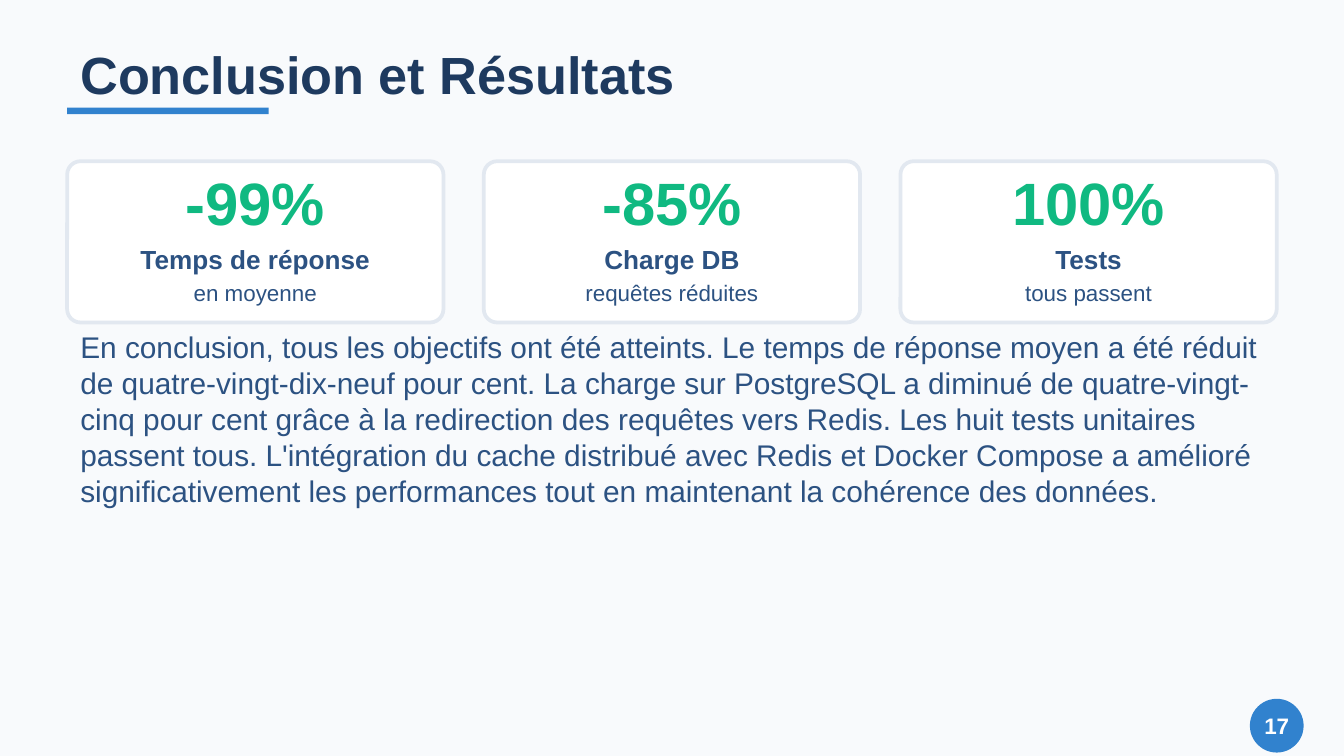
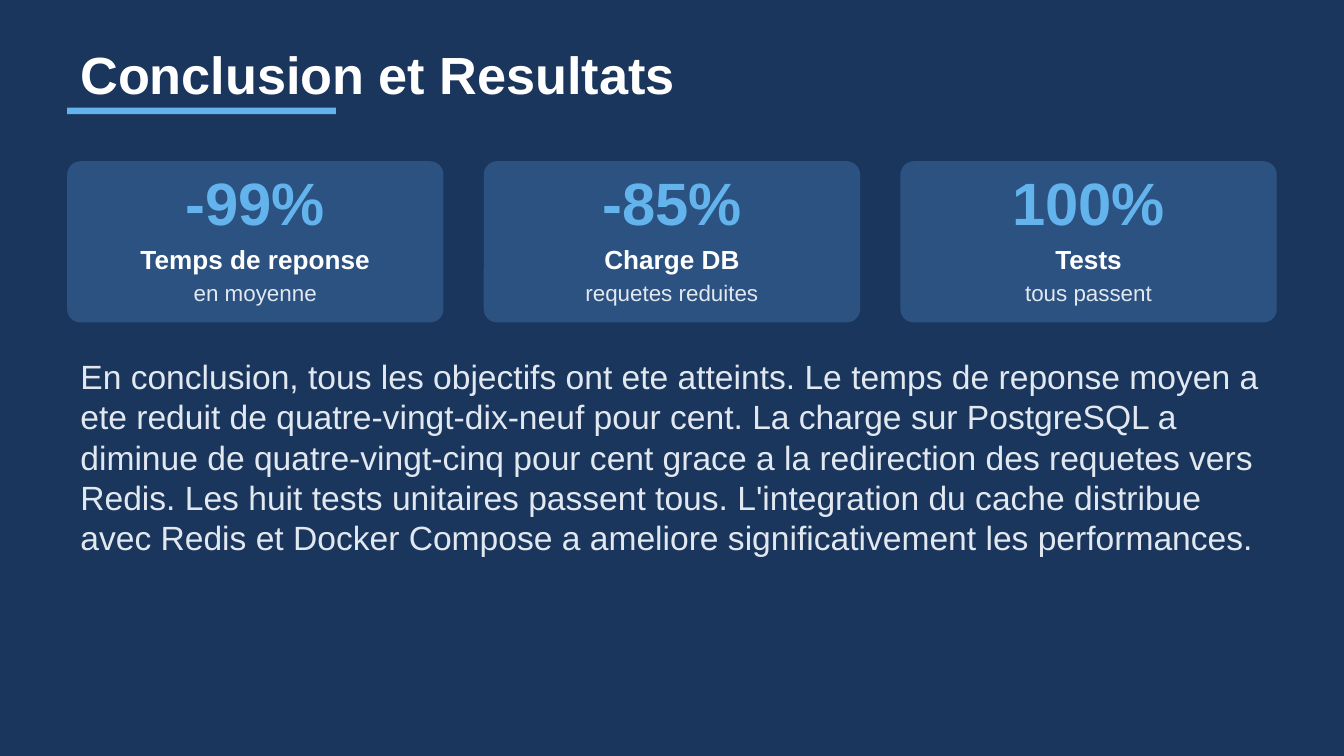
Before and after one commit to Zeinot/marketplace-saas, a slide deck: slide 17 of output/Presentation_Cache_Redis.pptx. Drawn at 1344x756 pixels with LibreOffice and Linux fonts; fonts in the diff are those of the drawing. Boxes give left, top, right and bottom in pixels: in the first picture for what was removed or moved away, otherwise in the second. Text is boxed around its words. In the diff, an @@ line names an element or a change of style, - is before the commit and + after.

```diff
--- a/output/Presentation_Cache_Redis.pptx
+++ b/output/Presentation_Cache_Redis.pptx
@@ background #F8FAFC to #1A365D @@
@@ text at [80,56,675,95]: text changed; text colour #1E3A5F to #FFFFFF @@
-Conclusion et Résultats
+Conclusion et Resultats
@@ rectangle: place and size @@
-rectangle at [67,108,269,114]
+rectangle at [67,108,336,114]
@@ rectangle at [67,108,336,114]: fill #3182CE to #63B3ED @@
@@ text colour #10B981 to #63B3ED in 3 elements at [186,183,325,226], [602,183,741,226], [1012,183,1165,226] @@
@@ fill #FFFFFF to #2C5282; outline #E2E8F0 2 pt to none in 3 elements at [67,161,444,323], [484,161,860,323], [900,161,1277,323] @@
@@ text at [140,250,370,275]: text changed; text colour #2C5282 to #FFFFFF @@
-Temps de réponse
+Temps de reponse
@@ text "Charge DB" at [604,250,740,275]: text colour #2C5282 to #FFFFFF @@
@@ text "Tests" at [1055,251,1121,270]: text colour #2C5282 to #FFFFFF @@
@@ text "en moyenne" at [194,289,317,306]: text colour #2C5282 to #E2E8F0 @@
@@ text at [585,285,759,306]: text changed; text colour #2C5282 to #E2E8F0 @@
-requêtes réduites
+requetes reduites
@@ text "tous passent" at [1025,286,1152,306]: text colour #2C5282 to #E2E8F0 @@
@@ text at [80,364,1259,556]: text changed; size 16 to 18 pt; text colour #2C5282 to #E2E8F0 @@
-En conclusion, tous les objectifs ont été atteints. Le temps de réponse moyen a été réduit de quatre-vingt-dix-neuf pour cent. La charge sur PostgreSQL a diminué de quatre-vingt-cinq pour cent grâce à la redirection des requêtes vers Redis. Les huit tests unitaires passent tous. L'intégration du cache distribué avec Redis et Docker Compose a amélioré significativement les performances tout en maintenant la cohérence des données.
+En conclusion, tous les objectifs ont ete atteints. Le temps de reponse moyen a ete reduit de quatre-vingt-dix-neuf pour cent. La charge sur PostgreSQL a diminue de quatre-vingt-cinq pour cent grace a la redirection des requetes vers Redis. Les huit tests unitaires passent tous. L'integration du cache distribue avec Redis et Docker Compose a ameliore significativement les performances.
@@ ellipse removed at [1250,699,1304,753] @@
@@ text removed at [1264,718,1289,734] @@
-17
```
Also in this commit, not shown: 16 other slides changed, 3 slides added, 3 slides removed, 22 other files.
